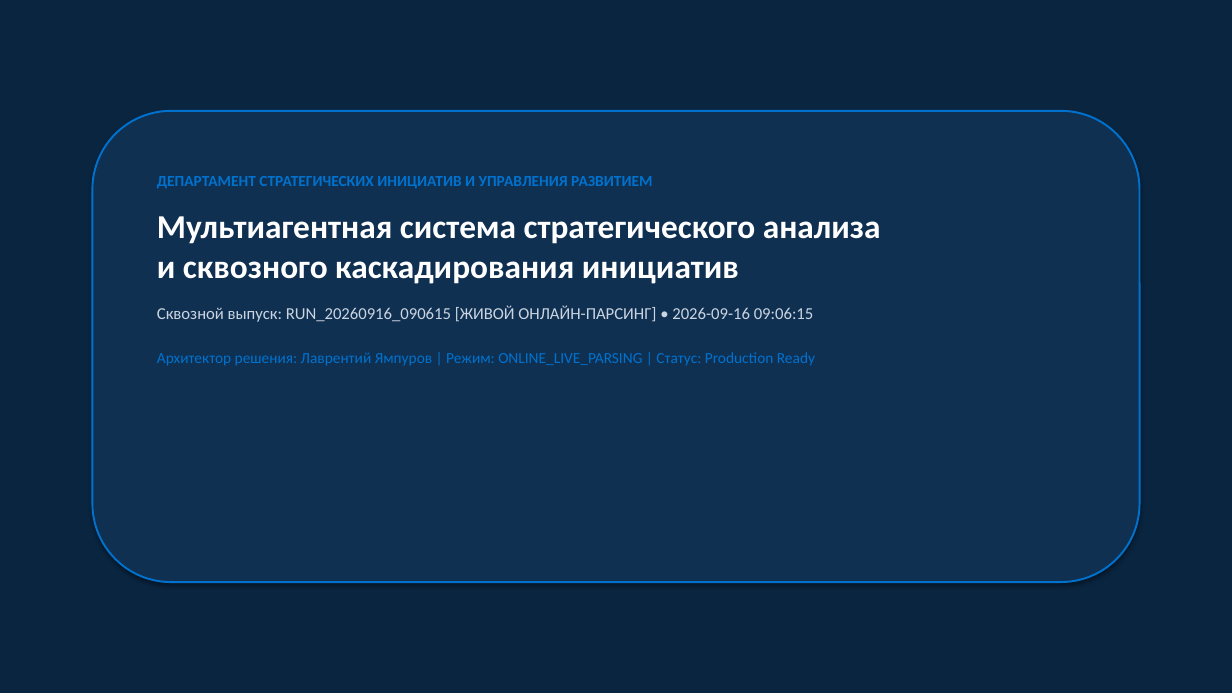
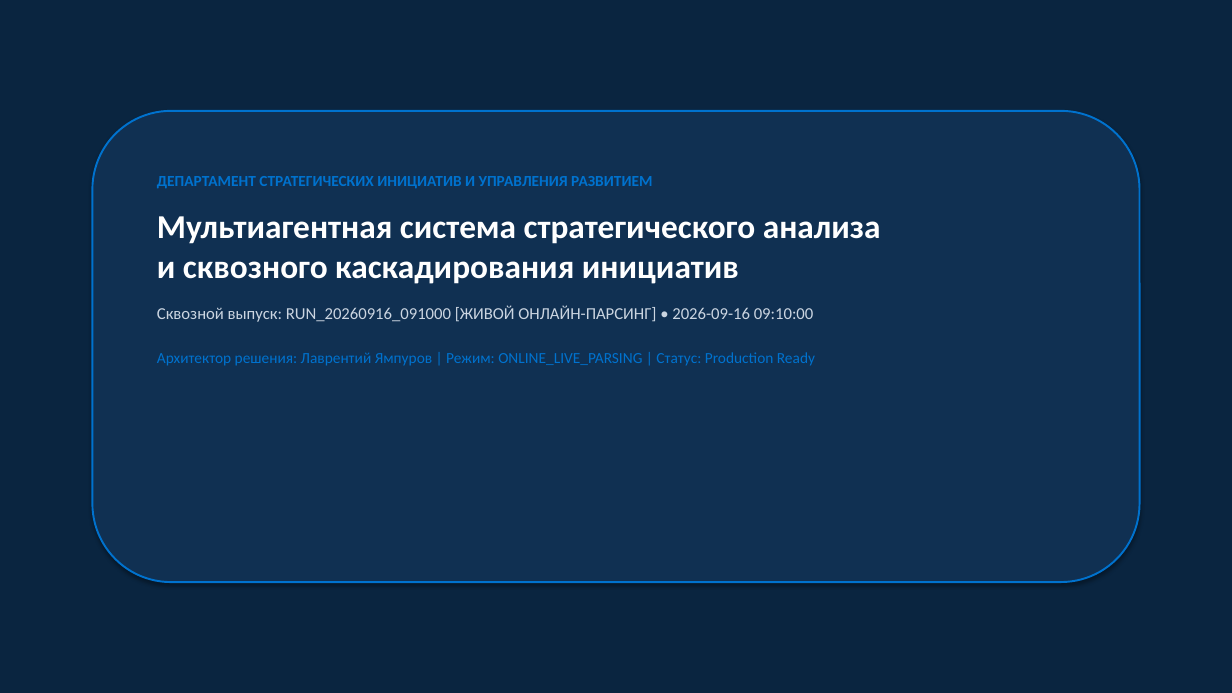
Before and after one commit to Lavrentiy123/projects, a slide deck: slide 1 of 01_Портфолио_и_Проекты/проекты_базовые_GitHub/03_gazprom_agent_prototype/gazprom_executive_deck.pptx. Drawn at 1232x693 pixels with LibreOffice and Linux fonts; fonts in the diff are those of the drawing. Boxes give left, top, right and bottom in pixels: in the first picture for what was removed or moved away, otherwise in the second. Text is boxed around its words. In the diff, an @@ line names an element or a change of style, - is before the commit and + after.

```diff
--- a/01_Портфолио_и_Проекты/проекты_базовые_GitHub/03_gazprom_agent_prototype/gazprom_executive_deck.pptx
+++ b/01_Портфолио_и_Проекты/проекты_базовые_GitHub/03_gazprom_agent_prototype/gazprom_executive_deck.pptx
@@ text at (157,306,814,322): text changed @@
-Сквозной выпуск: RUN_20260916_090615 [ЖИВОЙ ОНЛАЙН-ПАРСИНГ] • 2026-09-16 09:06:15
+Сквозной выпуск: RUN_20260916_091000 [ЖИВОЙ ОНЛАЙН-ПАРСИНГ] • 2026-09-16 09:10:00
```
Also in this commit, not shown: 5 other files.
